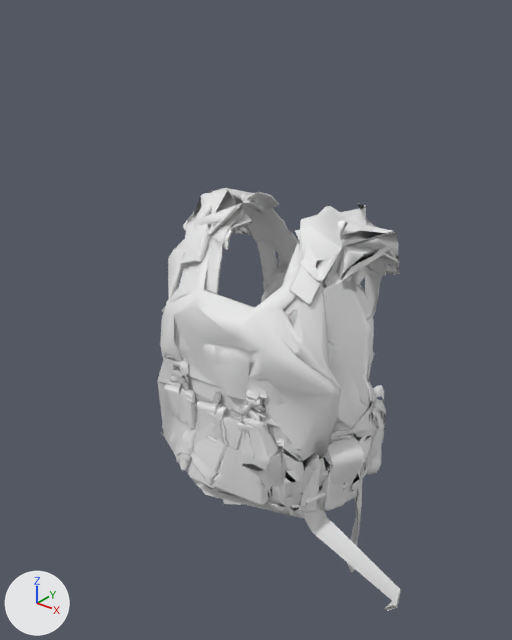
Renders of the glTF model public/models/gear/fit_doctor_m.glb from each side of a commit.
One viewpoint serves both versions: a 50 mm lens placed at (0.736, -0.945, 1.01), pointed at (0.007, -0.033, 0.445). Every picture has the same lights, and +X, +Y and +Z are marked at lower left. The first picture is the older version. Where no turn or scale is listed for an object, it has been applied to the vertices. Vertices at exactly the same position are counted once.

Names of what the first picture shows: 'backpack_hiking', 'backpack_school', 'bag_medic', 'vest_military', 'vest_swat' and 1 more.
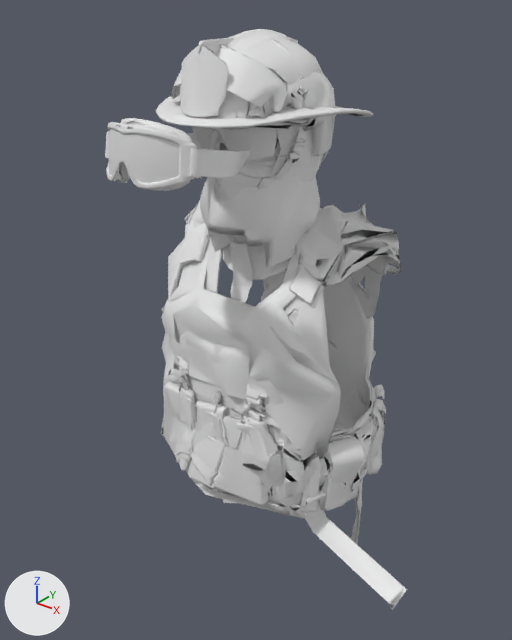
The newer file is also turned or shifted as a whole; pictures and numbers use the older file's frame.

Boxes (x1, y1, x2, y2) around the edits, measured in the pictures (512 x 640 px; the box of a moved part takes in the faces that stretch with it):
'vest_swat', reshaped: before (157, 188, 400, 518); after (161, 200, 401, 518)
'shemagh', added: after (200, 176, 321, 303)
'helmet_firefighter', added: after (156, 37, 373, 189)
'helmet_swat', added: after (171, 44, 335, 189)
'bag_medic', reshaped: before (205, 197, 401, 611); after (204, 249, 407, 610)
'goggles_tactical', added: after (105, 118, 250, 191)
'goggles_tactical_lens', added: after (108, 129, 228, 183)
'helmet_construction', added: after (220, 29, 323, 188)
'balaclava', added: after (213, 134, 322, 280)
'glasses_ballistic_lens', added: after (192, 127, 278, 160)
'mask_half', added: after (215, 151, 328, 193)
'helmet_military', added (mostly hidden): after (223, 98, 295, 180)
'glasses_ballistic', added: after (208, 128, 266, 162)
part 1 of me_vest_swat, moved or reshaped: before (157, 188, 400, 508); after (161, 200, 401, 508)

Diff of the bpy script that builds the scene:
```diff
--- a/public/models/gear/fit_doctor_m.glb.py
+++ b/public/models/gear/fit_doctor_m.glb.py
@@ me_vest_swat @@
-me_vest_swat.from_pydata(...)  # 2218 vertices, 4774 faces; spans x -0.249..0.226, y -0.162..0.265, z 0.075..0.656
+me_vest_swat.from_pydata(...)  # 2218 vertices, 4774 faces; spans x -0.255..0.226, y -0.162..0.267, z 0.075..0.666
+# me_vest_swat part 1: 1819 of 2218 vertices moved; they spanned x -0.249..0.224, y -0.155..0.265, z 0.09..0.656 and now span x -0.255..0.224, y -0.156..0.267, z 0.09..0.666; mean shift (0.0, 0.001, 0.001); largest move (-0.208, 0.007, 0.571) -> (-0.222, 0.058, 0.585)
@@ me_bag_medic @@
-me_bag_medic.from_pydata(...)  # 260 vertices, 512 faces; spans x -0.134..0.378, y -0.126..0.182, z 0.01..0.635
+me_bag_medic.from_pydata(...)  # 260 vertices, 512 faces; spans x -0.131..0.372, y -0.126..0.183, z 0.009..0.642
+# me_bag_medic part 2: 260 of 260 vertices moved; they spanned x -0.134..0.378, y -0.126..0.182, z 0.01..0.635 and now span x -0.131..0.372, y -0.126..0.183, z 0.009..0.642; mean shift (0.001, 0.001, 0.001)
@@ ob_mask_half @@
+ob_mask_half = bpy.data.objects.new('mask_half', me_mask_half)  # 751 vertices, 1498 faces; spans x -0.093..0.092, y -0.122..0.081, z 0.656..0.776
+ob_mask_half.location = (0.0, 0.0, 0.0)
@@ ob_shemagh @@
+ob_shemagh = bpy.data.objects.new('shemagh', me_shemagh)  # 471 vertices, 840 faces; spans x -0.102..0.102, y -0.119..0.122, z 0.482..0.73
+ob_shemagh.location = (0.0, 0.0, 0.0)
@@ ob_balaclava @@
+ob_balaclava = bpy.data.objects.new('balaclava', me_balaclava)  # 780 vertices, 1428 faces; spans x -0.097..0.097, y -0.127..0.146, z 0.528..0.898
+ob_balaclava.location = (0.0, 0.0, 0.0)
@@ ob_goggles_tactical_lens @@
+ob_goggles_tactical_lens = bpy.data.objects.new('goggles_tactical_lens', me_goggles_tactical_lens)  # 238 vertices, 294 faces; spans x -0.071..0.081, y -0.315..-0.088, z 0.746..0.828
+ob_goggles_tactical_lens.location = (0.0, 0.0, 0.0)
@@ ob_goggles_tactical @@
+ob_goggles_tactical = bpy.data.objects.new('goggles_tactical', me_goggles_tactical)  # 649 vertices, 1029 faces; spans x -0.095..0.094, y -0.315..-0.088, z 0.739..0.836
+ob_goggles_tactical.location = (0.0, 0.0, 0.0)
@@ ob_glasses_ballistic_lens @@
+ob_glasses_ballistic_lens = bpy.data.objects.new('glasses_ballistic_lens', me_glasses_ballistic_lens)  # 259 vertices, 337 faces; spans x -0.087..0.087, y -0.12..-0.042, z 0.756..0.826
+ob_glasses_ballistic_lens.location = (0.0, 0.0, 0.0)
@@ ob_glasses_ballistic @@
+ob_glasses_ballistic = bpy.data.objects.new('glasses_ballistic', me_glasses_ballistic)  # 648 vertices, 1128 faces; spans x -0.1..0.098, y -0.126..0.079, z 0.753..0.826
+ob_glasses_ballistic.location = (0.0, 0.0, 0.0)
@@ ob_helmet_construction @@
+ob_helmet_construction = bpy.data.objects.new('helmet_construction', me_helmet_construction)  # 962 vertices, 1712 faces; spans x -0.113..0.113, y -0.171..0.126, z 0.65..0.936
+ob_helmet_construction.location = (0.0, 0.0, 0.0)
@@ ob_helmet_firefighter @@
+ob_helmet_firefighter = bpy.data.objects.new('helmet_firefighter', me_helmet_firefighter)  # 1052 vertices, 1821 faces; spans x -0.153..0.159, y -0.202..0.186, z 0.65..0.929
+ob_helmet_firefighter.location = (0.0, 0.0, 0.0)
@@ ob_helmet_swat @@
+ob_helmet_swat = bpy.data.objects.new('helmet_swat', me_helmet_swat)  # 1037 vertices, 1698 faces; spans x -0.128..0.128, y -0.161..0.12, z 0.65..0.922
+ob_helmet_swat.location = (0.0, 0.0, 0.0)
@@ ob_helmet_military @@
+ob_helmet_military = bpy.data.objects.new('helmet_military', me_helmet_military)  # 838 vertices, 1535 faces; spans x -0.106..0.106, y -0.167..0.116, z 0.65..0.907
+ob_helmet_military.location = (0.0, 0.0, 0.0)
```
